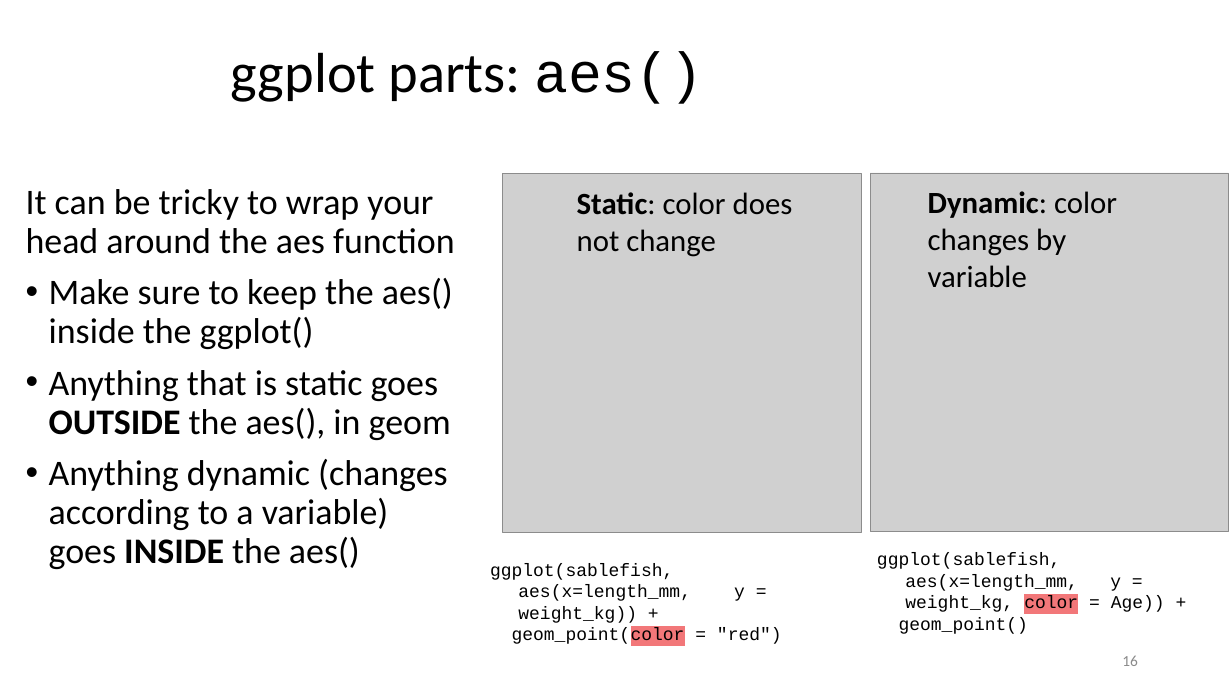
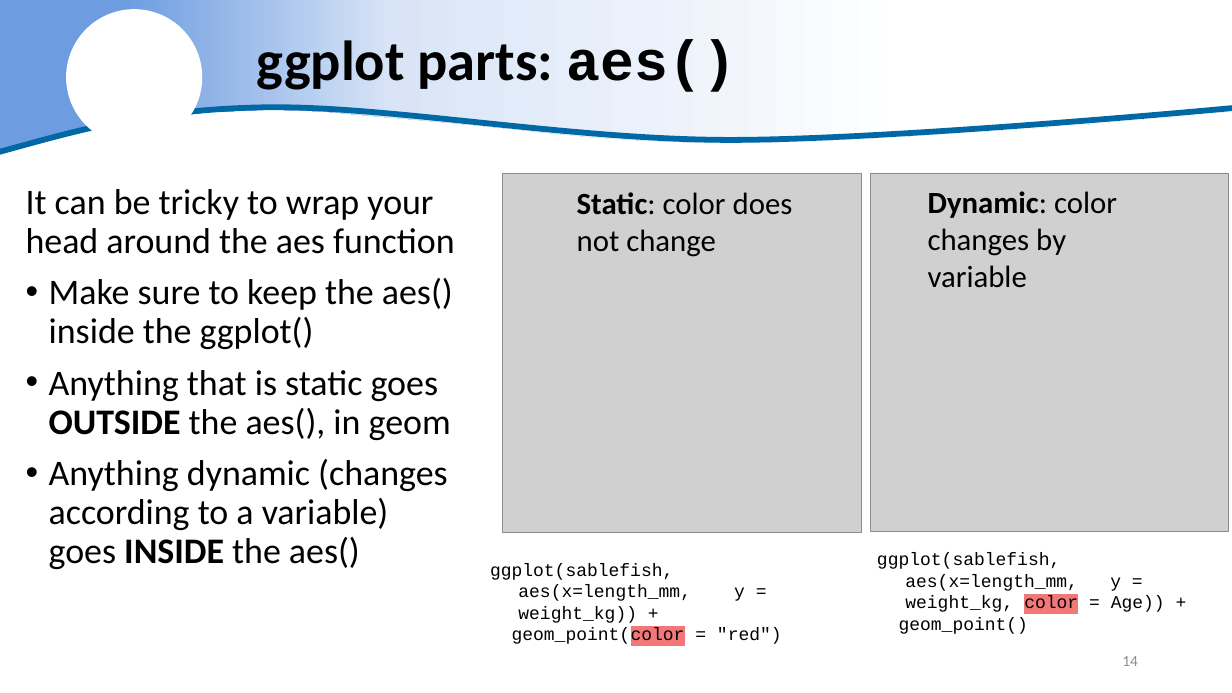
Before and after one commit to justinpriest/ADFG_R_Intro_Workshop, a slide deck: slide 14 of presentations/7 - Amazing Charts & How to Make Them.pptx (slide 16 before the commit). Drawn at 1232x693 pixels with LibreOffice and Linux fonts; fonts in the diff are those of the drawing; grey boxes stand for pictures; background and template pictures are left out. Boxes give left, top, right and bottom in pixels: in the first picture for what was removed or moved away, otherwise in the second. Text is boxed around its words. In the diff, an @@ line names an element or a change of style, - is before the commit and + after.

```diff
--- a/presentations/7 - Amazing Charts & How to Make Them.pptx
+++ b/presentations/7 - Amazing Charts & How to Make Them.pptx
@@ freeform shape added at [0,0,1232,152], fill gradient #6D9CE1 to #D9E5F7 to #FFFFFF @@
@@ ellipse added at [67,9,202,145], fill #FFFFFF @@
@@ title "ggplot parts: aes()": place and size @@
-title "ggplot parts: aes()" at [231,52,703,104]
+title "ggplot parts: aes()" at [257,39,736,92]
@@ title "ggplot parts: aes()" at [257,39,736,92]: bold on @@
@@ freeform shape added at [0,107,1232,152], outline #DAE3F3 4.5 pt @@
@@ page number at [1122,656,1138,666]: text changed @@
-16
+14
```
Also in this commit, not shown: 27 other slides changed, 2 slides removed, 8 other files.
